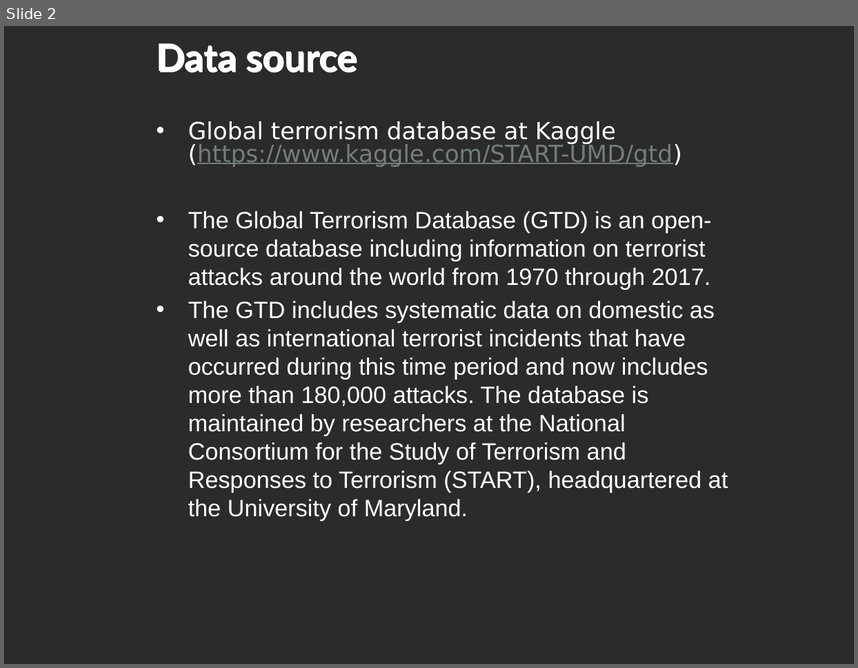
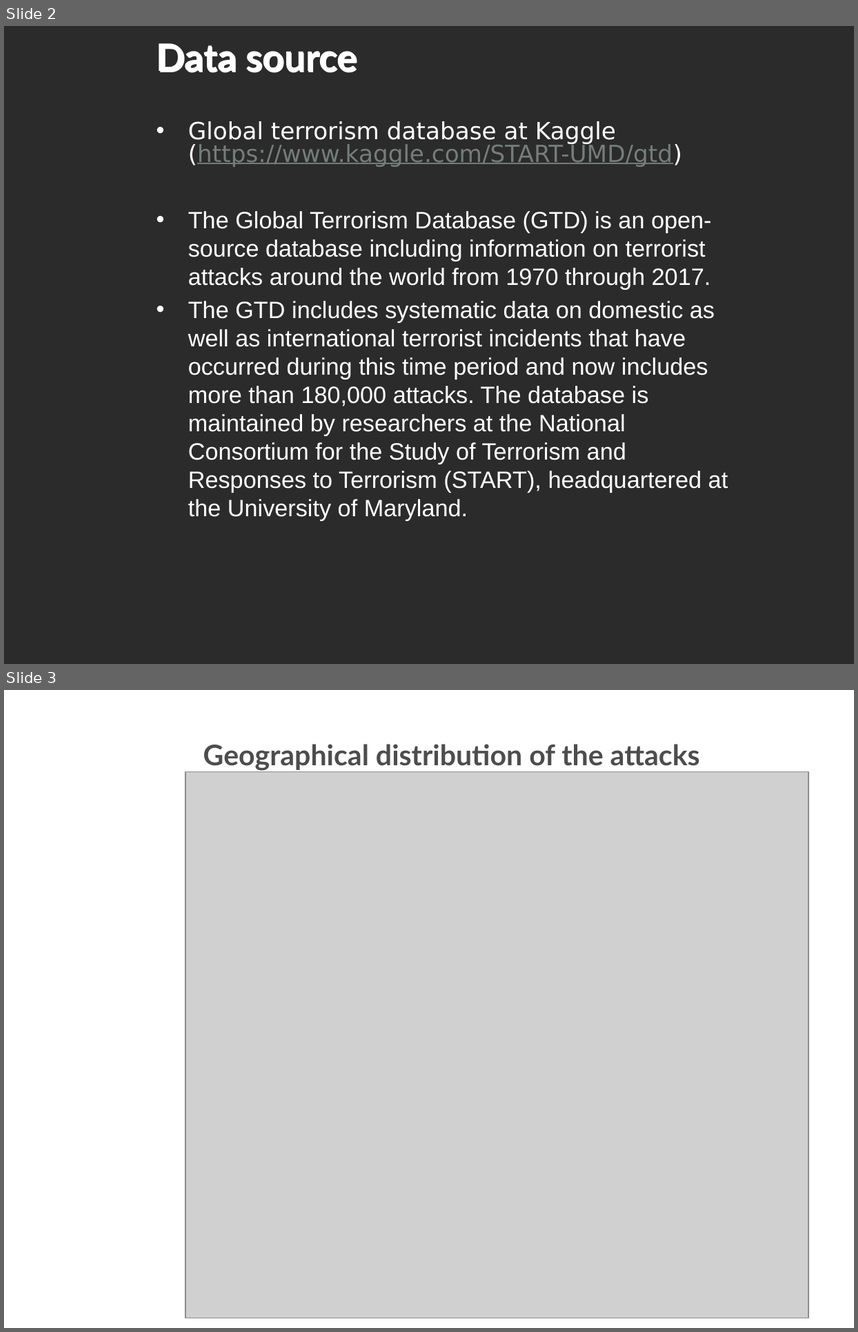
Before and after one commit to ImAFK/NTUST-Big-Terrorism, a slide deck: BigDataSlides.pptx. Shown one above the other, each under a label of ours: slide 2 before the commit, slides 2 and 3 after it. The pictures are 858x668 and 858x1332 pixels, drawn with LibreOffice and Linux fonts; fonts in the diff are those of the drawing; grey boxes stand for pictures; background and template pictures are left out; a plain dark background stands for a picture behind light text. Boxes give left, top, right and bottom in pixels: in the first picture for what was removed or moved away, otherwise in the second. Text is boxed around its words. In the diff, an @@ line names an element or a change of style, - is before the commit and + after.

```diff
--- a/BigDataSlides.pptx
+++ b/BigDataSlides.pptx
@@ slide 3 added at box(4, 690, 854, 1328), background picture (left out) @@
@@ text added at box(203, 744, 700, 771), 24 pt, text #4D4D4D, bold @@
+Geographical distribution of the attacks
@@ picture added at box(185, 771, 808, 1317) @@
```
Also in this commit, not shown: 2 other slides changed, 9 other slides added.
